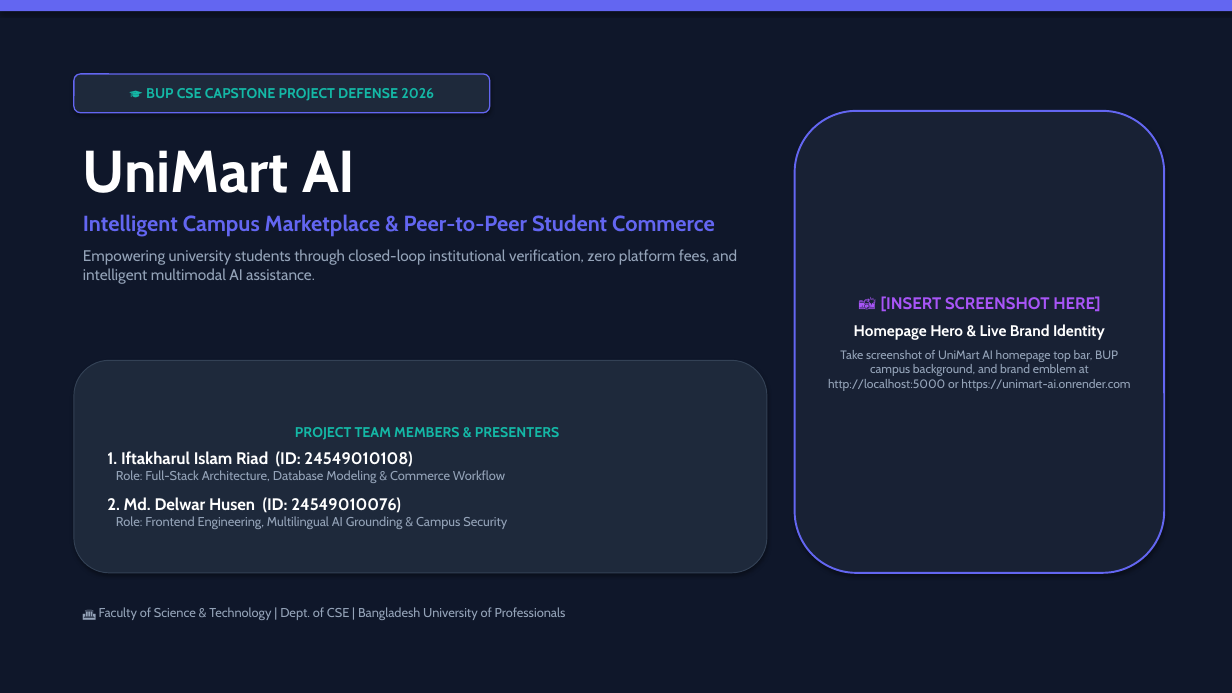
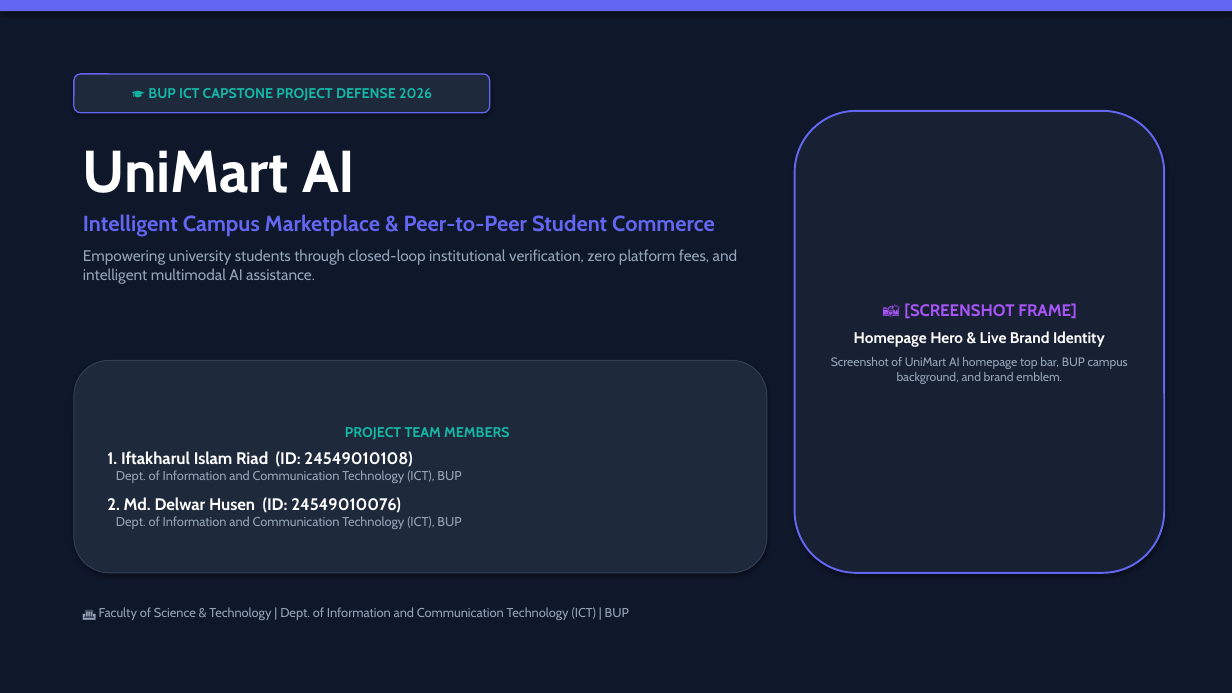
Before and after one commit to Delwar2004/unimart-ai, a slide deck: slide 1 of UniMart_AI_Defense_Presentation.pptx. Drawn at 1232x693 pixels with LibreOffice and Linux fonts; fonts in the diff are those of the drawing. Boxes give left, top, right and bottom in pixels: in the first picture for what was removed or moved away, otherwise in the second. Text is boxed around its words. In the diff, an @@ line names an element or a change of style, - is before the commit and + after.

Commit message:
Update department to ICT and remove presenter names from slide headers

```diff
--- a/UniMart_AI_Defense_Presentation.pptx
+++ b/UniMart_AI_Defense_Presentation.pptx
@@ text in rounded rectangle at (148,88,432,101): text changed @@
-🎓 BUP CSE CAPSTONE PROJECT DEFENSE 2026
+🎓 BUP ICT CAPSTONE PROJECT DEFENSE 2026
@@ text at (904,303,1076,319): text changed @@
-📸 [INSERT SCREENSHOT HERE]
+📸 [SCREENSHOT FRAME]
@@ text at (831,357,1128,384): text changed @@
-Take screenshot of UniMart AI homepage top bar, BUP campus background, and brand emblem at http://localhost:5000 or https://unimart-ai.onrender.com
+Screenshot of UniMart AI homepage top bar, BUP campus background, and brand emblem.
@@ text in rounded rectangle at (345,427,509,440): text changed @@
-PROJECT TEAM MEMBERS & PRESENTERS
+PROJECT TEAM MEMBERS
@@ text in rounded rectangle at (116,470,461,483): text changed @@
-Role: Full-Stack Architecture, Database Modeling & Commerce Workflow
+Dept. of Information and Communication Technology (ICT), BUP
@@ text in rounded rectangle at (116,516,461,529): text changed @@
-Role: Frontend Engineering, Multilingual AI Grounding & Campus Security
+Dept. of Information and Communication Technology (ICT), BUP
@@ text at (99,607,629,620): text changed @@
-🏛️ Faculty of Science & Technology | Dept. of CSE | Bangladesh University of Professionals
+🏛️ Faculty of Science & Technology | Dept. of Information and Communication Technology (ICT) | BUP
```
Also in this commit, not shown: 9 other slides changed, 1 other file.
